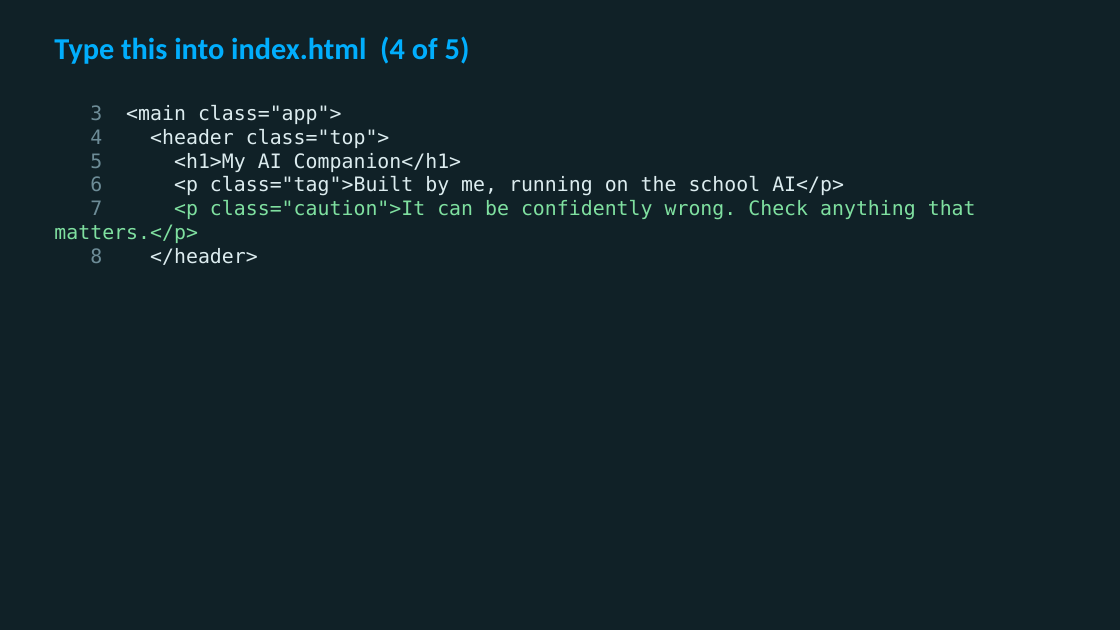
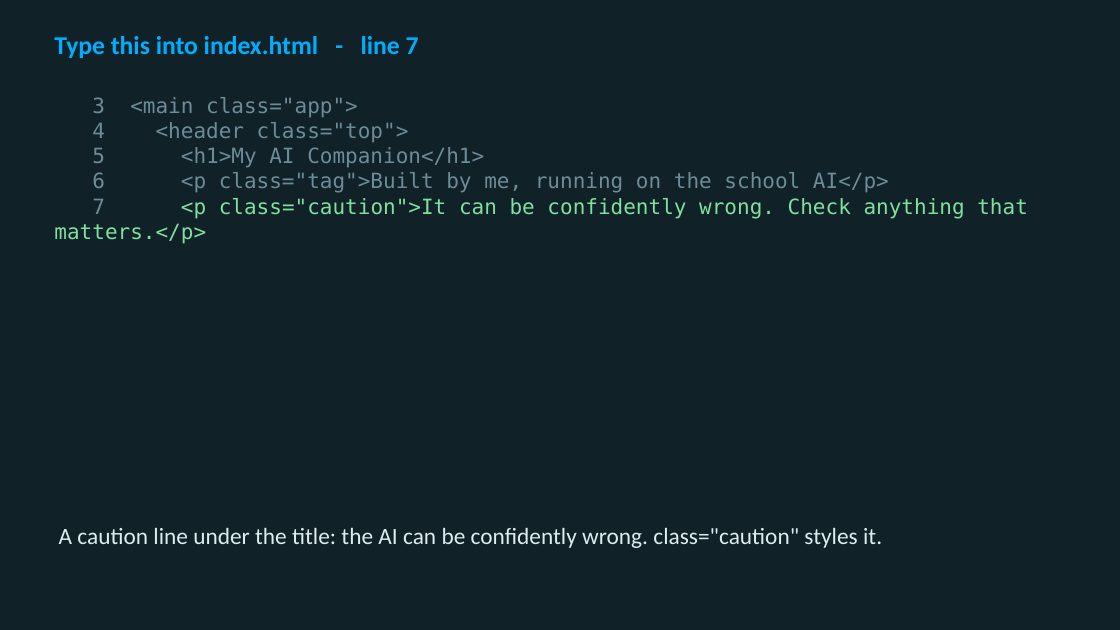
Before and after one commit to utgapps/utgapps.github.io, a slide deck: slide 24 of ai101/slides/week-14.pptx (slide 11 before the commit). Drawn at 1120x630 pixels with LibreOffice and Linux fonts; fonts in the diff are those of the drawing. Boxes give left, top, right and bottom in pixels: in the first picture for what was removed or moved away, otherwise in the second. Text is boxed around its words. In the diff, an @@ line names an element or a change of style, - is before the commit and + after.

```diff
--- a/ai101/slides/week-14.pptx
+++ b/ai101/slides/week-14.pptx
@@ text at <box>54,36,419,58</box>: text changed; size 26 to 22 pt @@
-Type this into index.html (4 of 5)
+Type this into index.html - line 7
@@ text "3 <main class="app">": place and size @@
-text "3 <main class="app">" at <box>54,105,976,265</box>
+text "3 <main class="app">" at <box>54,97,1028,244</box>
@@ text "3 <main class="app">" at <box>54,97,1028,244</box>: size 17 to 18 pt; text colour #DCECEF to #6D8C97 in "<main class="app">", "<header class="top">", "<h1>My AI Companion</h1>", "<p class="tag">Built by me, running on the ..." @@
@@ text at <box>90,248,258,265</box>: paragraph removed @@
-8 </header>
@@ text added at <box>59,527,882,548</box>, 20 pt, text #DCECEF @@
+A caution line under the title: the AI can be confidently wrong. class="caution" styles it.
```
Also in this commit, not shown: 3 other slides changed, 22 slides added, 1 slide removed, 19 other files.
